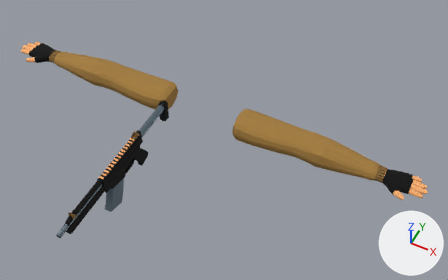
The Blender file FPS Game/Assets/Models/guns/arms_rifle.blend as it was, and as the next commit left it.
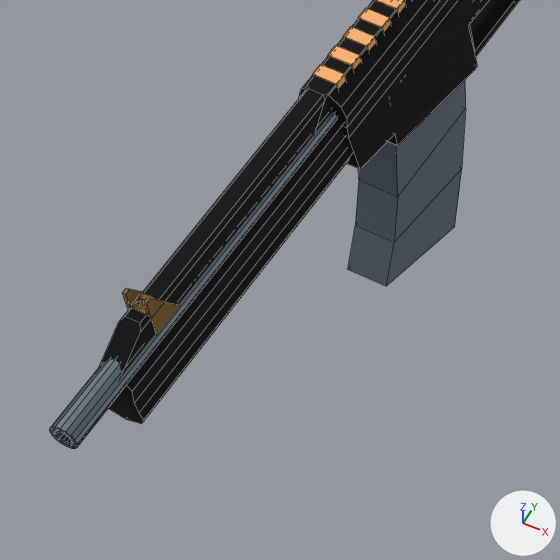
The first picture shows the older version from a camera (50 mm lens) standing at (4.29, -7.73, 14.38) and looking at (0.79, -0.72, 5.62). The close-ups show both versions on the part from 11% to 31% of the width and 59% to 92% of the height of that picture; other places that the commit changed are outside them. Every picture has the same lights, and +X, +Y and +Z are marked at lower right. The close-ups show mesh edges as thin lines.

Objects in the first close-up: 'rifle'.
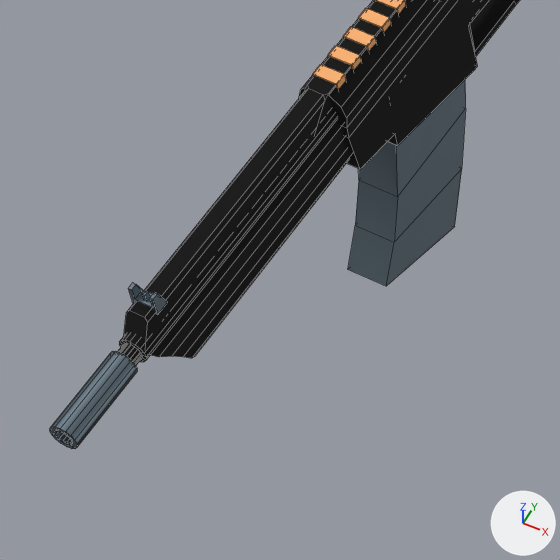
What differs and where, as boxes (x1, y1, x2, y2) in the close-ups (560 x 560 px; the box of a moved part takes in the faces that stretch with it):
part 1 of me_cylinder_003, moved or reshaped
    before: (138, 299, 145, 308)
    after: (142, 291, 151, 301)
part 2 of me_cylinder_003, built on
    before: (99, 89, 352, 424)
    after: (50, 89, 352, 447)

Edits to the bpy script that builds the scene:
```text
Change me_cylinder_003:
    used by ob_rifle; location = (-0.771, -2.054, 5.077); rotation_euler = (1.571, 0.0, 0.0), in degrees (90, 0, 0); scale = (1.1, 1.1, 1.1)
    remove me_cylinder_003.from_pydata(...)  # 539 vertices, 370 faces; spans x -0.08..0.08, y -0.5..0.55, z -1.61..1.61
    add me_cylinder_003.from_pydata(...)  # 603 vertices, 434 faces; spans x -0.08..0.08, y -0.5..0.55, z -1.61..1.61
    me_cylinder_003 part 1: the loose piece of 8 vertices spanning x 0.0, y 0.49..0.53, z 1.23..1.25 is moved by (0.0, 0.0, -0.02)
    me_cylinder_003 part 2: 39 vertices moved from x -0.06..0.06, y 0.2..0.5, z 1.21..1.44 to x -0.06..0.06, y 0.2..0.5, z 1.17..1.31; 14 vertices removed from x -0.04..0.04, y 0.41..0.55, z 1.16..1.26; 78 vertices added at x -0.04..0.04, y 0.35..0.54, z 1.2..1.36
```
